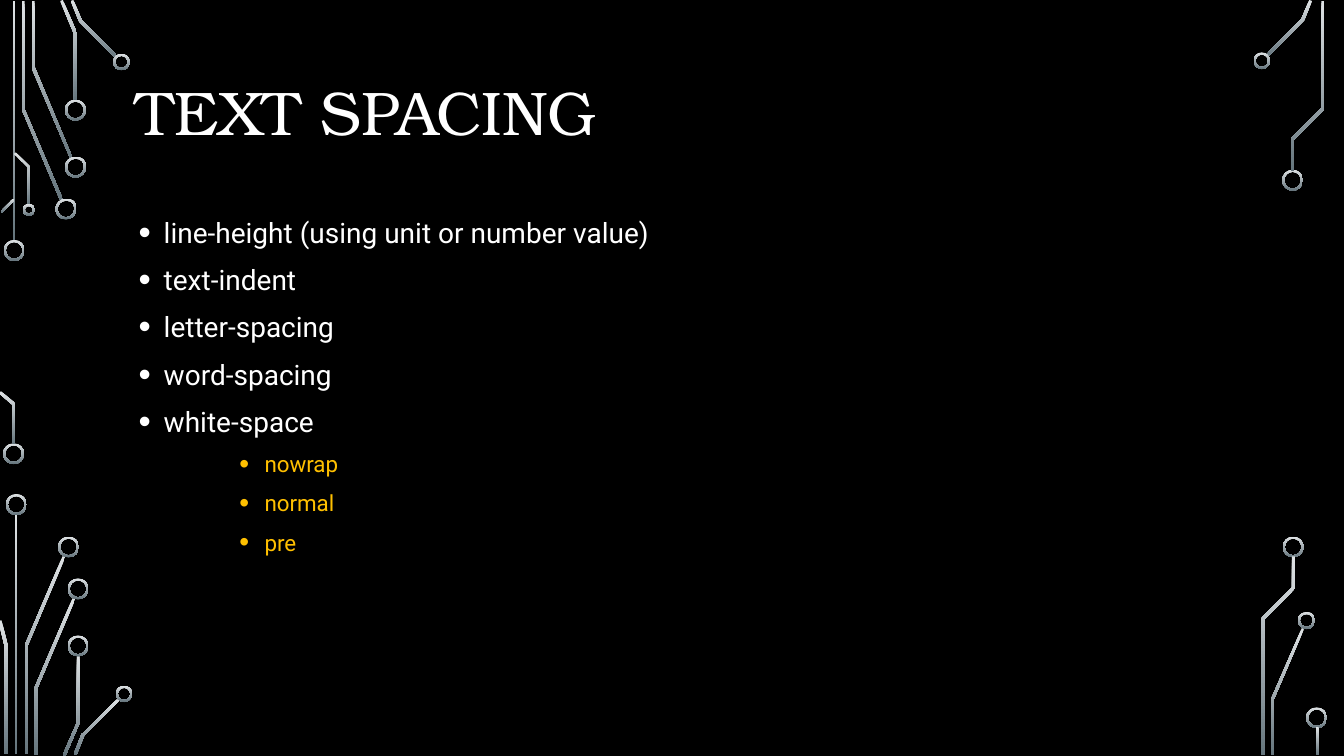
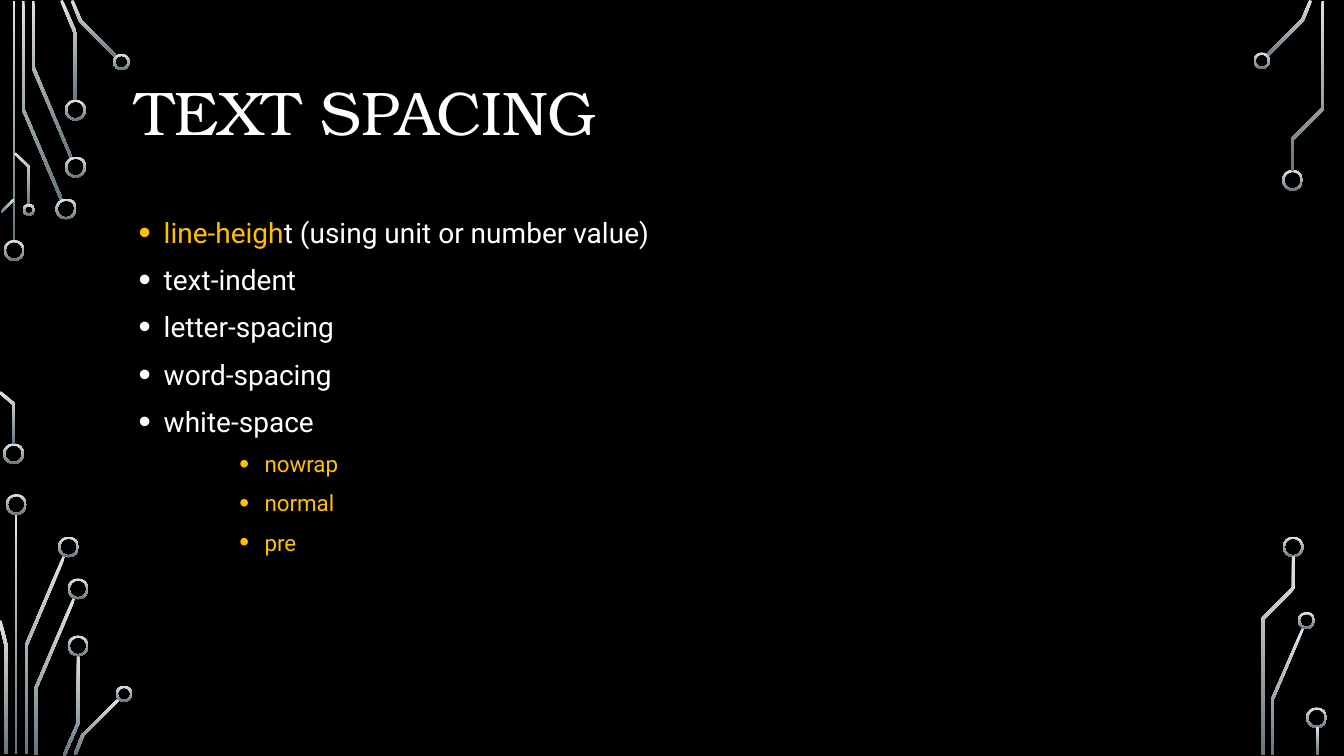
Before and after one commit to hafizshehroz/web-dev, a slide deck: slide 6 of css/css-lecture-4/css-lecture-4.pptx. Drawn at 1344x756 pixels with LibreOffice and Linux fonts; fonts in the diff are those of the drawing; background and template pictures are left out. Boxes give left, top, right and bottom in pixels: in the first picture for what was removed or moved away, otherwise in the second. Text is boxed around its words. In the diff, an @@ line names an element or a change of style, - is before the commit and + after.

```diff
--- a/css/css-lecture-4/css-lecture-4.pptx
+++ b/css/css-lecture-4/css-lecture-4.pptx
@@ text at (164,220,649,249): text colour #FFFFFF to #FFC000 in "line-height" @@
```
Also in this commit, not shown: 1 other slide changed, 1 slide added, 1 other file.
